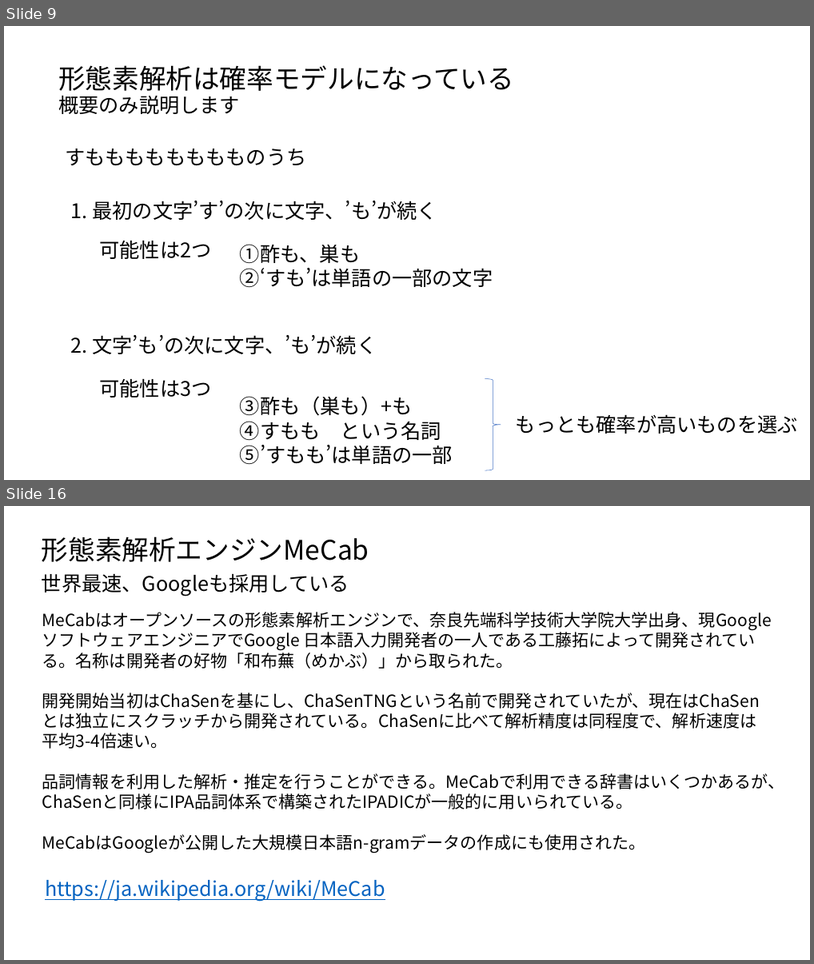
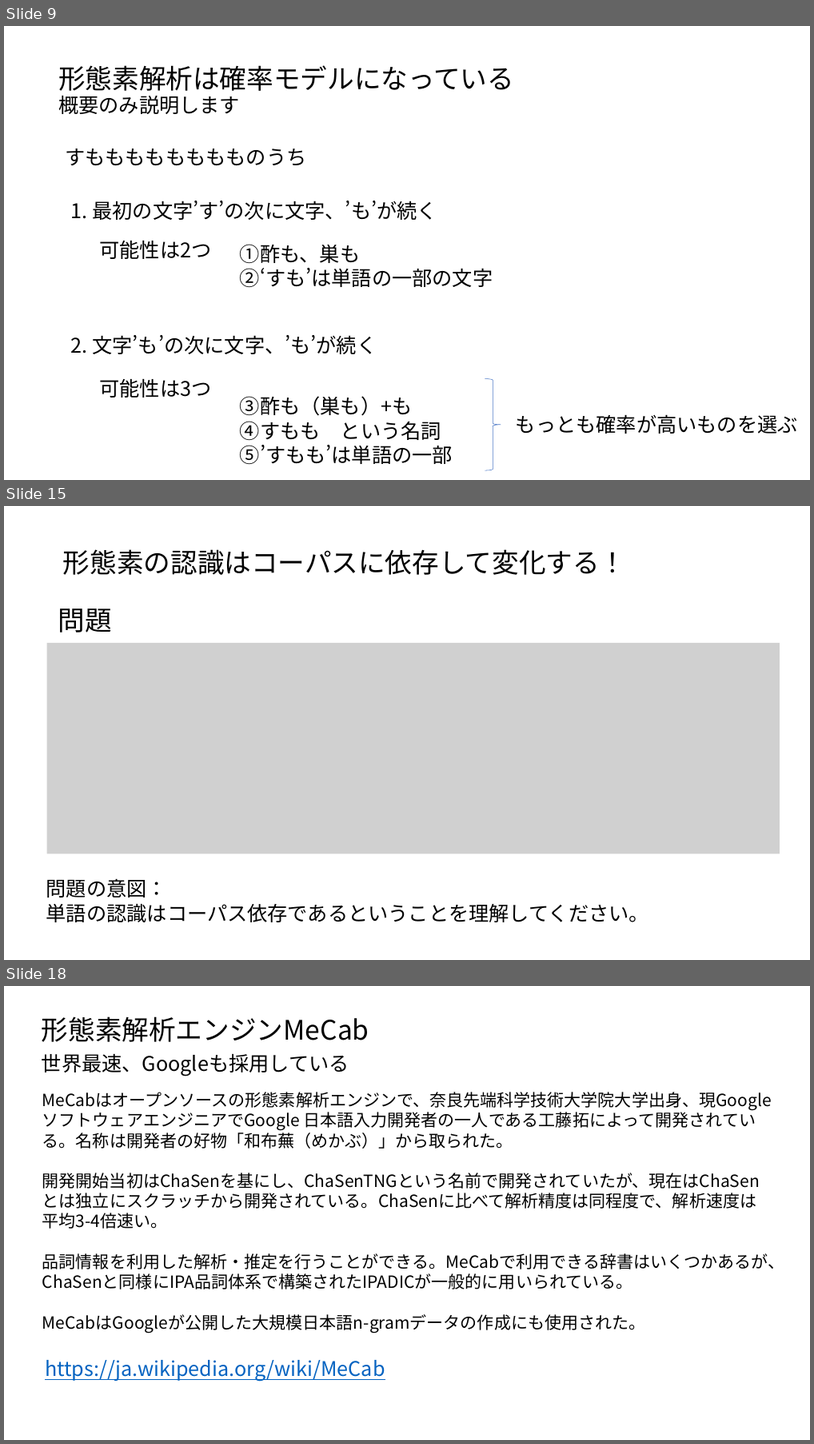
Before and after one commit to ueharaLab/NLP_2-tokenizer, a slide deck: textmining2 tokenizer.pptx. Shown one above the other, each under a label of ours: slides 9 and 16 before the commit, slides 9, 15 and 18 after it; the slides between them are not shown. The pictures are 814x964 and 814x1444 pixels, drawn with LibreOffice and Linux fonts; fonts in the diff are those of the drawing; grey boxes stand for pictures. Boxes give left, top, right and bottom in pixels: in the first picture for what was removed or moved away, otherwise in the second. Text is boxed around its words. In the diff, an @@ line names an element or a change of style, - is before the commit and + after.

```diff
--- a/textmining2 tokenizer.pptx
+++ b/textmining2 tokenizer.pptx
@@ slide 15 added at bbox=[4, 506, 810, 960], background #FFFFFF @@
@@ text added at bbox=[63, 549, 627, 575], 32 pt, text #000000 @@
+形態素の認識はコーパスに依存して変化する！
@@ text added at bbox=[58, 608, 112, 632], 32 pt, text #000000 @@
+問題
@@ picture added at bbox=[47, 643, 780, 854] @@
@@ text added at bbox=[46, 878, 650, 922], 24 pt, text #000000 @@
+問題の意図：
+単語の認識はコーパス依存であるということを理解してください。
@@ what was slide 16 is now slide 18 @@
```
Also in this commit, not shown: 7 slides changed, 3 other slides added, 1 slide removed, 4 other files.
